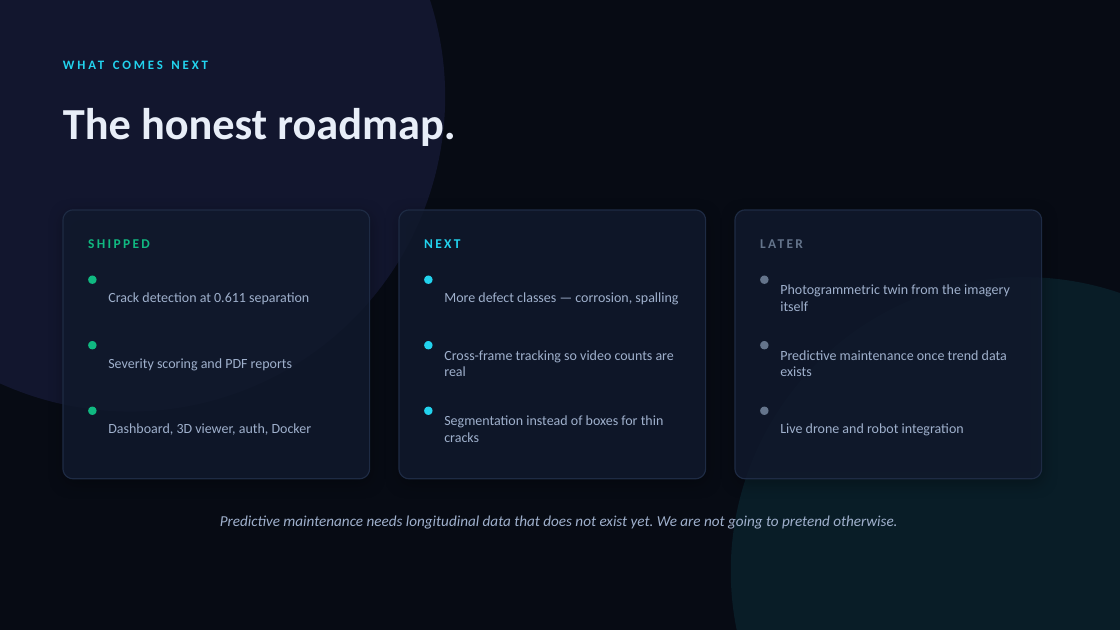
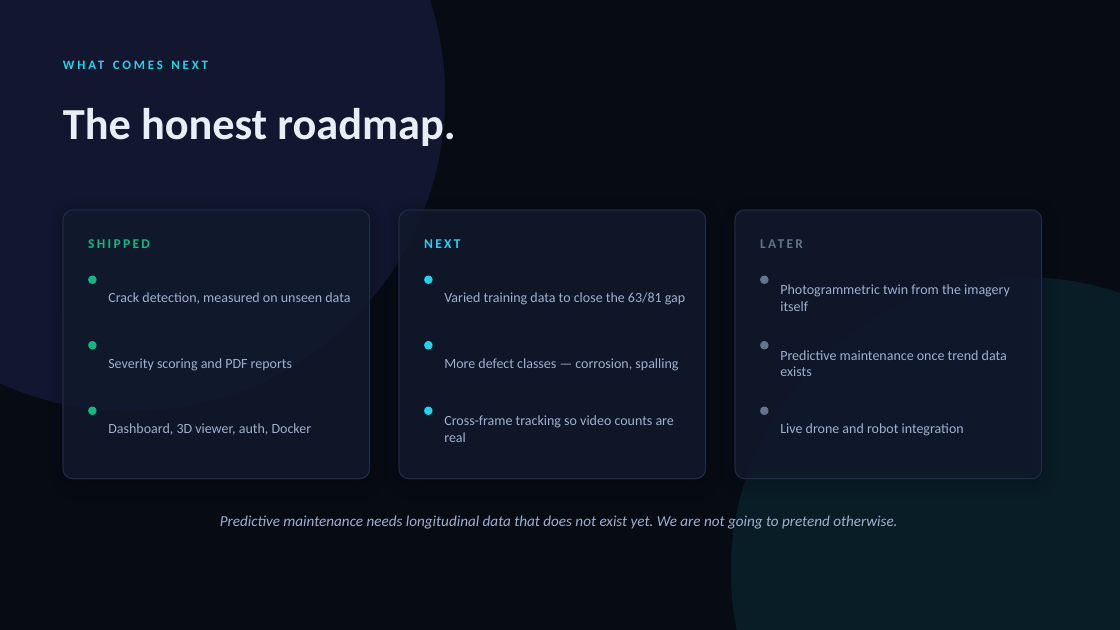
Before and after one commit to drhafiz-ayaan/twinverse-inspect-ai, a slide deck: slide 12 of deliverables/TwinVerse_Inspect_AI_Pitch.pptx (slide 11 before the commit). Drawn at 1120x630 pixels with LibreOffice and Linux fonts; fonts in the diff are those of the drawing. Boxes give left, top, right and bottom in pixels: in the first picture for what was removed or moved away, otherwise in the second. Text is boxed around its words. In the diff, an @@ line names an element or a change of style, - is before the commit and + after.

```diff
--- a/deliverables/TwinVerse_Inspect_AI_Pitch.pptx
+++ b/deliverables/TwinVerse_Inspect_AI_Pitch.pptx
@@ text at [108, 292, 350, 304]: text changed @@
-Crack detection at 0.611 separation
+Crack detection, measured on unseen data
@@ text added at [444, 292, 685, 305], 12 pt, text #9FB0CC @@
+Varied training data to close the 63/81 gap
@@ text "More defect classes — corrosion, ...": place and size @@
-text "More defect classes — corrosion, ..." at [444, 292, 678, 305]
+text "More defect classes — corrosion, ..." at [444, 358, 678, 371]
@@ text "Cross-frame tracking so video counts ...": place and size @@
-text "Cross-frame tracking so video counts ..." at [444, 350, 674, 376]
+text "Cross-frame tracking so video counts ..." at [444, 415, 674, 442]
@@ text removed at [444, 415, 664, 442] @@
-Segmentation instead of boxes for thin cracks
```
Also in this commit, not shown: 3 other slides changed, 1 slide added, 4 other files.
